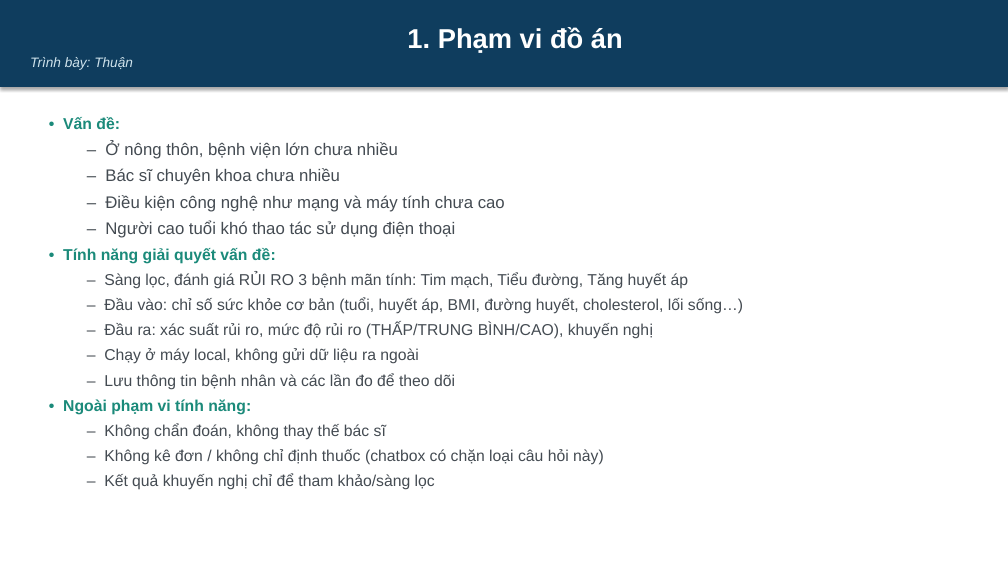
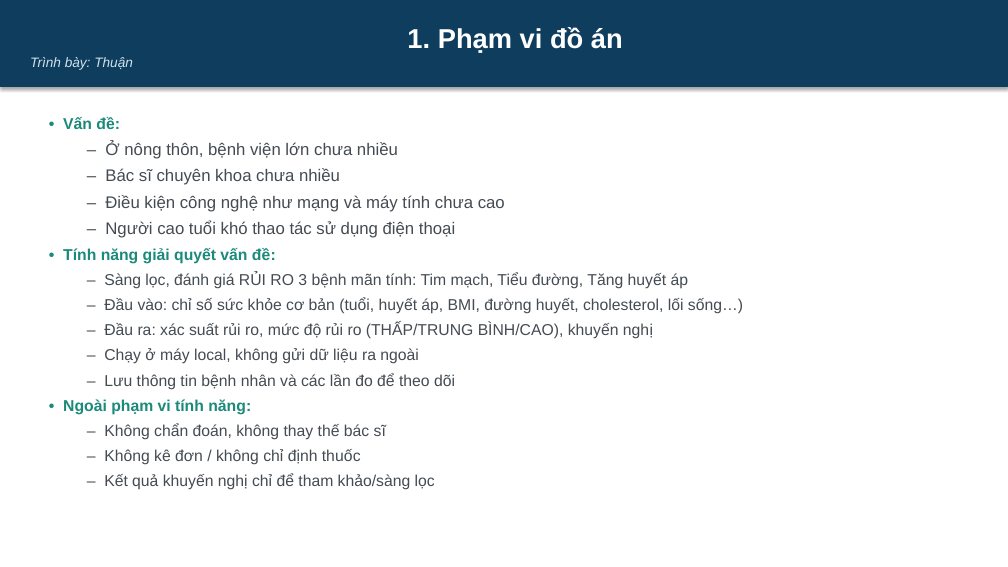
Before and after one commit to DongTrieu0310/AI_HealthCareAssitant, a slide deck: slide 3 of docs/Slide.pptx. Drawn at 1008x567 pixels with LibreOffice and Linux fonts; fonts in the diff are those of the drawing. Boxes give left, top, right and bottom in pixels: in the first picture for what was removed or moved away, otherwise in the second. Text is boxed around its words. In the diff, an @@ line names an element or a change of style, - is before the commit and + after.

```diff
--- a/docs/Slide.pptx
+++ b/docs/Slide.pptx
@@ text at <box>104,449,361,465</box>: text changed @@
-  – Không kê đơn / không chỉ định thuốc (chatbox có chặn loại câu hỏi này)
+  – Không kê đơn / không chỉ định thuốc
```
Also in this commit, not shown: 1 other slide changed.
